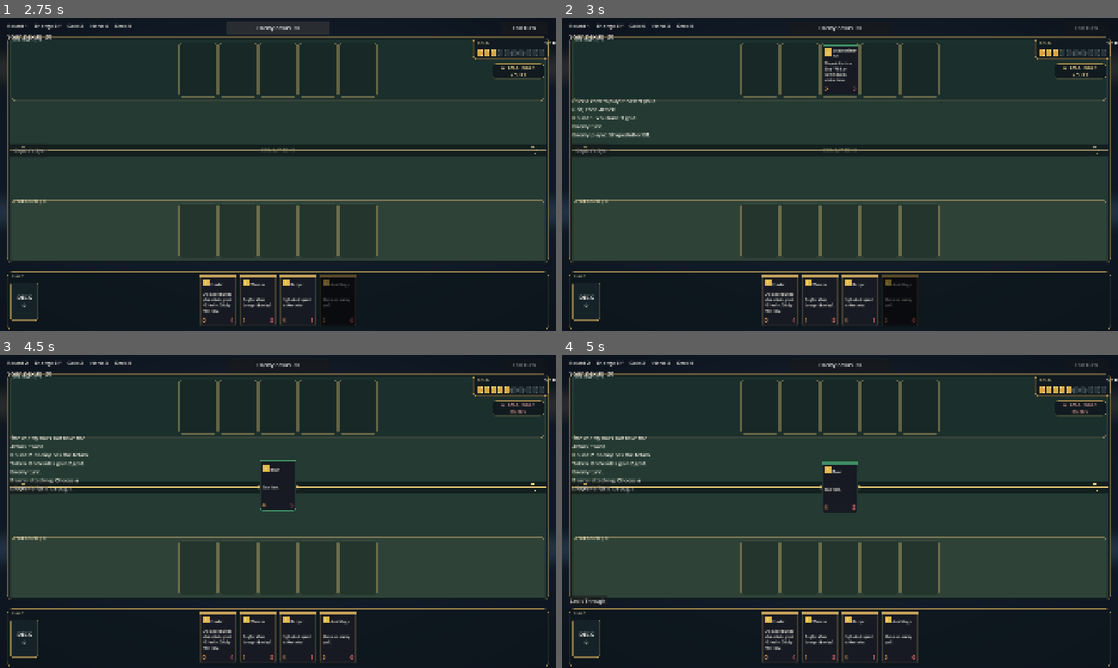
Above: before the commit, frames 1-4 (two rows, left to right).
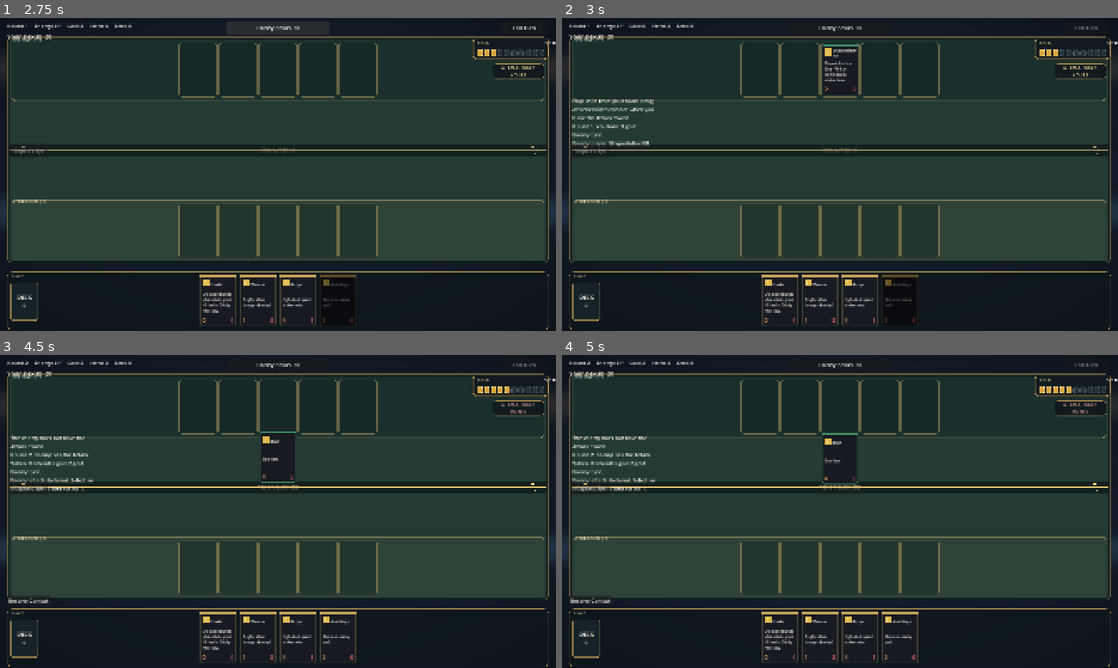
Above: after the commit, the same moments.

Repository: edmonm/Cardgame
Game: Godot game, scene res://main.tscn
Two runs of this game, one before a commit and one after it. Both use one fixed random seed, a clock stepped at 60 frames per second and the inputs below.
Inputs (mouse positions are in pixels of both pictures, inside the frame that each line leads up to):
- Up to frame 1 (2.75 s): click (0, 18) at 0.5 s; click "Human" at 1.25 s; click "Enemy nexus 20" at 2 s
- Up to frame 2 (3 s): click "End Turn" at 2.75 s
- Up to frame 3 (4.5 s): click "Enemy nexus 20" at 3.5 s; click "End Turn" at 4.25 s
- Up to frame 4 (5 s): no input

Frame 1 is identical in both runs. In frame 2, 0.7% of the frame differs, in the area x 1-17%, y 26-41%; in frame 3, 1.3%; in frame 4, 1.4%, in the area x 1-54%, y 24-80%.

Commit message:
Refine Combat zone

Diff:
--- a/board_table.gd
+++ b/board_table.gd
@@ -32,6 +32,11 @@
 
 func combat_center_y() -> float:
 	return (ENEMY_ROW_Y + CARD_SIZE.y + player_row_y) * 0.5
+
+
+func is_combat_drop(global_position: Vector2) -> bool:
+	var local_position := get_global_transform_with_canvas().affine_inverse() * global_position
+	return absf(local_position.y - combat_center_y()) <= 72.0
 
 
 func _draw() -> void:
@@ -126,10 +131,10 @@
 
 	var title := "COMBAT ZONE"
 	match combat_mode:
-		"attack":
-			title = "CHOOSE A DEFENDER"
+		"declare_attack":
+			title = "DECLARE ATTACKERS"
 		"block":
-			title = "SELECT A BLOCKER"
+			title = "ASSIGN BLOCKERS"
 		"preview":
 			title = "ORACLE'S EYE"
 	var font := ThemeDB.fallback_font
--- a/card_view.gd
+++ b/card_view.gd
@@ -2,6 +2,7 @@
 extends Panel
 
 signal pressed(view: CardView)
+signal drag_dropped(view: CardView, drop_position: Vector2)
 
 const CARD_SIZE := Vector2(124, 176)
 
@@ -17,6 +18,10 @@
 var _power_label: Label
 var _health_label: Label
 var _move_tween: Tween
+var _left_pressed: bool = false
+var _dragging: bool = false
+var _press_position: Vector2 = Vector2.ZERO
+var _drag_offset: Vector2 = Vector2.ZERO
 
 
 func _ready() -> void:
@@ -83,8 +88,34 @@
 	if mouse == null:
 		return
 	if mouse.pressed and mouse.button_index == MOUSE_BUTTON_LEFT:
+		_left_pressed = true
+		_dragging = false
+		_press_position = mouse.global_position
+		_drag_offset = mouse.global_position - global_position
 		pressed.emit(self)
 		accept_event()
+
+
+func _input(event: InputEvent) -> void:
+	if not _left_pressed:
+		return
+	var motion := event as InputEventMouseMotion
+	if motion != null and Input.is_mouse_button_pressed(MOUSE_BUTTON_LEFT):
+		if not _dragging and motion.global_position.distance_to(_press_position) >= 12.0:
+			_dragging = true
+			z_index = 30
+			if _move_tween != null and _move_tween.is_valid():
+				_move_tween.kill()
+		if _dragging:
+			global_position = motion.global_position - _drag_offset
+		return
+	var mouse := event as InputEventMouseButton
+	if mouse != null and mouse.button_index == MOUSE_BUTTON_LEFT and not mouse.pressed:
+		_left_pressed = false
+		if _dragging:
+			z_index = 1
+			drag_dropped.emit(self, mouse.global_position)
+		_dragging = false
 
 
 func _build() -> void:
--- a/main.gd
+++ b/main.gd
@@ -38,7 +38,7 @@
 const OPENING_HAND := 4
 
 signal choice_made(ability_id: String)
-signal blocker_chosen(blocker: Variant)
+signal blocks_confirmed
 
 var player_deck: Array[CardInstance] = []
 var enemy_deck: Array[CardInstance] = []
@@ -49,9 +49,10 @@
 var player_hand_views: Array[CardView] = []
 var player_views: Array[CardView] = []
 var enemy_views: Array[CardView] = []
+var combat_attackers: Array[CardInstance] = []
+var combat_blockers: Dictionary = {}
 var blockers_used: Array[CardInstance] = []
-var pending_enemy_attacker: CardInstance = null
-var awaiting_block_choice: bool = false
+var selected_combat_attacker: CardInstance = null
 
 var player_gold: int = STARTING_GOLD
 var enemy_gold: int = STARTING_GOLD
@@ -60,6 +61,7 @@
 var round_number: int = 1
 var deaths_this_round: int = 0
 var player_has_attack_token: bool = true
+var player_attack_declared: bool = false
 var combat_preview: String = ""
 
 var player_turn: bool = true
@@ -107,7 +109,7 @@
 	for _i in OPENING_HAND:
 		draw_card(true)
 		draw_card(false)
-	_log("Click a card to play it. Select your unit, then Attack.")
+	_log("Play units from your hand. Drag attackers into combat when you have the Attack Token.")
 	_log("Round 1. You have %d gold." % player_gold)
 	start_layer.queue_free()
 	_refresh_all()
@@ -331,13 +333,16 @@
 	var view := CardView.new()
 	view.setup(card, player_owned, zone_name)
 	view.pressed.connect(_on_card_pressed)
+	view.drag_dropped.connect(_on_card_drag_dropped)
 	return view
 
 
 func _on_card_pressed(view: CardView) -> void:
-	if mode == "block":
-		if awaiting_block_choice and view.zone == "board" and view.owner_player:
-			_choose_blocker(view)
+	if mode == "declare_attack":
+		return
+	if mode == "block" and player_turn == false:
+		if view.zone == "board" and not view.owner_player:
+			_select_attacker_to_block(view)
 		return
 	if game_over or busy or awaiting_choice or not player_turn:
 		return
@@ -411,9 +416,6 @@
 
 func _on_player_unit_pressed(view: CardView) -> void:
 	var unit := view.instance
-	if mode == "block":
-		_choose_blocker(view)
-		return
 	if mode == "switch" and selected != null and unit != selected.instance:
 		_switch_units(selected.instance, unit)
 		return
@@ -436,17 +438,6 @@
 		mode = ""
 		_refresh_all()
 		return
-	if mode != "attack" or selected == null:
-		return
-	var attacker := selected.instance
-	busy = true
-	mode = ""
-	_refresh_board_table()
-	await _resolve_combat(attacker, view.instance, true)
-	_clear_dead_selection()
-	busy = false
-	if not game_over:
-		_refresh_all()
 
 
 func _on_enemy_nexus_pressed() -> void:
@@ -455,34 +446,83 @@
 		mode = ""
 		_refresh_all()
 		return
-	if mode != "attack" or selected == null or busy or game_over or not player_turn:
-		return
-	var attacker := selected.instance
+
+
+func _begin_attack() -> void:
+	if not player_has_attack_token:
+		_log("You do not have the Attack Token this round.")
+		return
+	if player_attack_declared:
+		_log("You have already declared your attack this round.")
+		return
+	if _eligible_attackers(player_board).is_empty():
+		_log("You have no ready units to attack with.")
+		return
+	mode = "declare_attack"
+	combat_attackers.clear()
+	combat_blockers.clear()
+	combat_preview = ""
+	_log("Drag ready units from your bench to the combat zone, then confirm.")
+	_refresh_all()
+
+
+func _on_card_drag_dropped(view: CardView, drop_position: Vector2) -> void:
+	if mode == "block" and not player_turn and view.owner_player and view.zone == "board":
+		if selected_combat_attacker != null and board_table.is_combat_drop(drop_position):
+			_assign_blocker(view)
+		elif selected_combat_attacker != null:
+			_remove_blocker(view.instance)
+		else:
+			_layout()
+		return
+	if mode != "declare_attack" or not view.owner_player or view.zone != "board":
+		_layout()
+		return
+	if not board_table.is_combat_drop(drop_position):
+		if combat_attackers.has(view.instance):
+			combat_attackers.erase(view.instance)
+			_refresh_all()
+			return
+		_layout()
+		return
+	if not player_board.has(view.instance) or view.instance.attacks_left <= 0:
+		_layout()
+		return
+	if combat_attackers.has(view.instance):
+		combat_attackers.erase(view.instance)
+		_layout()
+		return
+	combat_attackers.append(view.instance)
+	_place_attacking_view(view.instance, true, combat_attackers.size() - 1)
+	_refresh_all()
+
+
+func _confirm_attack() -> void:
+	if mode != "declare_attack" or combat_attackers.is_empty() or busy:
+		return
 	busy = true
+	player_attack_declared = true
 	mode = ""
-	_refresh_board_table()
-	await _resolve_combat(attacker, null, true)
+	var attackers := combat_attackers.duplicate()
+	var blockers := _choose_ai_blockers(attackers, enemy_board)
+	combat_blockers = blockers
+	_log("Attack declared with %d unit(s)." % attackers.size())
+	_refresh_all()
+	await _resolve_attack_group(attackers, blockers, true)
+	busy = false
+	combat_attackers.clear()
+	combat_blockers.clear()
 	_clear_dead_selection()
-	busy = false
 	if not game_over:
 		_refresh_all()
 
 
-func _begin_attack() -> void:
-	if selected == null or selected.instance.attacks_left <= 0 or not player_has_attack_token:
-		_log("You do not have the Attack Token this round.")
-		return
-	mode = "attack"
-	combat_preview = ""
-	_refresh_board_table()
-	_log("Click an enemy unit, or the enemy nexus.")
-	_refresh_hud()
-	var attack_position := Vector2(
-		selected.position.x,
-		board_table.combat_center_y() - CardView.CARD_SIZE.y * 0.5
-	)
-	var move_tween: Tween = selected.move_to(attack_position)
-	await move_tween.finished
+func _cancel_attack() -> void:
+	combat_attackers.clear()
+	combat_blockers.clear()
+	mode = ""
+	_log("Attack cancelled.")
+	_refresh_all()
 
 
 func _begin_preview() -> void:
@@ -523,9 +563,10 @@
 	for _strike in strikes:
 		if attack_copy.health <= 0 or defense_copy.health <= 0:
 			break
-		damage_to_defender += _preview_damage(defense_copy, attack_copy.current_damage(), attack_copy)
-		if defense_copy.health > 0 and attack_copy.health > 0:
-			damage_to_attacker += _preview_damage(attack_copy, defense_copy.current_damage(), defense_copy)
+		var attack_damage := attack_copy.current_damage()
+		var counter_damage := defense_copy.current_damage()
+		damage_to_defender += _preview_damage(defense_copy, attack_damage, attack_copy)
+		damage_to_attacker += _preview_damage(attack_copy, counter_damage, defense_copy)
 
 	var stolen_gold := _preview_stolen_gold(
 		damage_to_defender,
@@ -652,6 +693,112 @@
 	_refresh_all()
 
 
+func _eligible_attackers(board: Array[CardInstance]) -> Array[CardInstance]:
+	var attackers: Array[CardInstance] = []
+	for unit in board:
+		if unit.health > 0 and unit.attacks_left > 0:
+			attackers.append(unit)
+	return attackers
+
+
+func _choose_ai_blockers(
+	attackers: Array[CardInstance],
+	defenders: Array[CardInstance]
+) -> Dictionary:
+	var assignments: Dictionary = {}
+	var used: Array[CardInstance] = []
+	for attacker in attackers:
+		var best_defender: CardInstance = null
+		var best_score := 0
+		for defender in defenders:
+			if defender.health <= 0 or used.has(defender):
+				continue
+			var damage_to_attacker := defender.current_damage()
+			if attacker.has_active_keyword("tough"):
+				damage_to_attacker = maxi(damage_to_attacker - 1, 0)
+			var damage_to_defender := attacker.current_damage()
+			if defender.has_active_keyword("tough"):
+				damage_to_defender = maxi(damage_to_defender - 1, 0)
+			var score := 0
+			if damage_to_attacker >= attacker.health:
+				score += 3
+			if damage_to_defender >= defender.health:
+				score -= 3
+			if score > best_score:
+				best_score = score
+				best_defender = defender
+		if best_defender != null:
+			assignments[attacker] = best_defender
+			used.append(best_defender)
+	return assignments
+
+
+func _resolve_attack_group(
+	attackers: Array[CardInstance],
+	blockers: Dictionary,
+	attacker_is_player: bool
+) -> void:
+	for attacker in attackers:
+		if game_over:
+			break
+		var defender: CardInstance = blockers.get(attacker) as CardInstance
+		await _resolve_combat(attacker, defender, attacker_is_player)
+	combat_attackers.clear()
+	combat_blockers.clear()
+	blockers_used.clear()
+	selected_combat_attacker = null
+	_layout()
+
+
+func _bench_position(unit: CardInstance, player_owned: bool) -> Vector2:
+	var board: Array[CardInstance] = player_board if player_owned else enemy_board
+	var index := board.find(unit)
+	var count := board.size()
+	var card_width := CardView.CARD_SIZE.x
+	var gap := 14.0
+	if count > 6:
+		gap = -minf(40.0, float(count - 6) * 16.0)
+	var step := card_width + gap
+	var total := card_width + step * float(count - 1)
+	var start_x := (_width() - total) * 0.5
+	var row_y := _player_row_y() if player_owned else 92.0
+	return Vector2(start_x + step * float(index), row_y)
+
+
+func _place_attacking_view(unit: CardInstance, player_owned: bool, index: int) -> void:
+	var view := _view_for(unit)
+	if view == null:
+		return
+	var count := combat_attackers.size()
+	var spacing := CardView.CARD_SIZE.x + 14.0
+	var total := CardView.CARD_SIZE.x + spacing * float(count - 1)
+	var start_x := (_width() - total) * 0.5
+	var x := start_x + spacing * float(index)
+	if player_owned:
+		view.move_to(Vector2(x, board_table.combat_center_y() - CardView.CARD_SIZE.y * 0.5))
+	else:
+		view.move_to(Vector2(x, board_table.combat_center_y() - CardView.CARD_SIZE.y - 12.0))
+
+
+func _place_blocking_view(unit: CardInstance, attacker_index: int) -> void:
+	var view := _view_for(unit)
+	if view == null or combat_attackers.is_empty():
+		return
+	var spacing := CardView.CARD_SIZE.x + 14.0
+	var total := CardView.CARD_SIZE.x + spacing * float(combat_attackers.size() - 1)
+	var start_x := (_width() - total) * 0.5
+	view.move_to(Vector2(
+		start_x + spacing * float(attacker_index),
+		board_table.combat_center_y() + 8.0
+	))
+
+
+func _is_in_combat(unit: CardInstance) -> bool:
+	if combat_attackers.has(unit) or combat_blockers.values().has(unit):
+		return true
+	return false
+
+
 func _on_end_turn() -> void:
 	if busy or awaiting_choice or game_over or not player_turn:
 		return
@@ -682,45 +829,27 @@
 	if player_has_attack_token:
 		_log("The enemy does not have the Attack Token.")
 		return
+	var attackers := _eligible_attackers(enemy_board)
+	if attackers.is_empty():
+		_log("The enemy has no ready attackers.")
+		return
+	combat_attackers = attackers
+	combat_blockers.clear()
 	blockers_used.clear()
-	var attackers: Array[CardInstance] = []
-	for unit in enemy_board:
-		attackers.append(unit)
-	for unit in attackers:
-		if game_over or unit.health <= 0 or unit.attacks_left <= 0 or not enemy_board.has(unit):
-			continue
-		pending_enemy_attacker = unit
-		mode = "block"
-		_log("%s is attacking. Choose a blocker or let it through." % unit.current_definition().card_name)
+	selected_combat_attacker = null
+	for index in attackers.size():
+		_place_attacking_view(attackers[index], false, index)
+	mode = "block"
+	_log("Enemy attack declared. Select an attacker, then a blocker for it.")
+	_refresh_all()
+	await blocks_confirmed
+	mode = ""
+	await _resolve_attack_group(attackers, combat_blockers, false)
+	combat_attackers.clear()
+	combat_blockers.clear()
+	selected_combat_attacker = null
+	if not game_over:
 		_refresh_all()
-		var attacker_view := _view_for(unit)
-		if attacker_view != null:
-			var attacker_position := Vector2(
-				_width() * 0.5 - CardView.CARD_SIZE.x * 0.5,
-				board_table.combat_center_y() - CardView.CARD_SIZE.y * 0.5
-			)
-			var move_tween: Tween = attacker_view.move_to(attacker_position)
-			await move_tween.finished
-		awaiting_block_choice = true
-		_refresh_actions()
-		var chosen_blocker: Variant = await blocker_chosen
-		awaiting_block_choice = false
-		mode = ""
-		pending_enemy_attacker = null
-		var blocker: CardInstance = chosen_blocker as CardInstance
-		if blocker != null:
-			var blocker_view := _view_for(blocker)
-			if blocker_view != null:
-				var blocker_position := Vector2(
-					_width() * 0.5 + 12.0,
-					board_table.combat_center_y() - CardView.CARD_SIZE.y * 0.5
-				)
-				var blocker_tween: Tween = blocker_view.move_to(blocker_position)
-				await blocker_tween.finished
-		await _resolve_combat(unit, blocker, false)
-		if game_over:
-			return
-		await get_tree().create_timer(0.2).timeout
 
 
 func _best_enemy_play() -> CardInstance:
@@ -772,22 +901,54 @@
 			_drain(unit, victim, enemy_board)
 
 
-func _choose_blocker(view: CardView) -> void:
-	if not awaiting_block_choice:
+func _select_attacker_to_block(view: CardView) -> void:
+	if not combat_attackers.has(view.instance):
+		return
+	selected_combat_attacker = view.instance
+	_refresh_all()
+
+
+func _assign_blocker(view: CardView) -> void:
+	if selected_combat_attacker == null:
+		_log("Select an attacking unit first.")
 		return
 	var blocker := view.instance
-	if blocker.health <= 0 or not player_board.has(blocker):
+	if blocker.health <= 0 or not player_board.has(blocker) or blocker.attacks_left <= 0:
+		return
+	if not combat_attackers.has(selected_combat_attacker):
 		return
 	if blockers_used.has(blocker):
-		_log("%s has already blocked this round." % blocker.current_definition().card_name)
-		return
+		_log("%s is already blocking another attacker." % blocker.current_definition().card_name)
+		return
+	if combat_blockers.has(selected_combat_attacker):
+		var previous: CardInstance = combat_blockers[selected_combat_attacker]
+		blockers_used.erase(previous)
+		var previous_view := _view_for(previous)
+		if previous_view != null:
+			previous_view.move_to(_bench_position(previous, true))
 	blockers_used.append(blocker)
-	blocker_chosen.emit(blocker)
-
-
-func _decline_block() -> void:
-	if awaiting_block_choice:
-		blocker_chosen.emit(null)
+	combat_blockers[selected_combat_attacker] = blocker
+	var attacker_index := combat_attackers.find(selected_combat_attacker)
+	_place_blocking_view(blocker, attacker_index)
+	_refresh_all()
+
+
+func _remove_blocker(blocker: CardInstance) -> void:
+	var assigned_attacker: CardInstance = null
+	for attacker in combat_blockers:
+		if combat_blockers[attacker] == blocker:
+			assigned_attacker = attacker
+			break
+	if assigned_attacker != null:
+		combat_blockers.erase(assigned_attacker)
+		blockers_used.erase(blocker)
+	_layout()
+	_refresh_all()
+
+
+func _confirm_blocks() -> void:
+	if mode == "block":
+		blocks_confirmed.emit()
 
 
 func _resolve_round_end() -> void:
@@ -822,6 +983,7 @@
 func _start_round() -> void:
 	round_number += 1
 	player_has_attack_token = not player_has_attack_token
+	player_attack_declared = false
 	player_gold = mini(GOLD_CAP, player_gold + GOLD_PER_ROUND)
 	enemy_gold = mini(GOLD_CAP, enemy_gold + GOLD_PER_ROUND)
 	draw_card(true)
@@ -900,12 +1062,16 @@
 			if attacker.has_active_keyword("steal_gold"):
 				_steal_gold(hit, attacker_is_player)
 		else:
-			var dealt := _apply_damage(defender, attacker.current_damage(), attacker)
+			var attacker_was_alive := attacker.health > 0
+			var defender_was_alive := defender.health > 0
+			var attacker_strike_damage := attacker.current_damage()
+			var defender_strike_damage := defender.current_damage()
+			var dealt := _apply_damage(defender, attacker_strike_damage, attacker)
 			_popup_on_unit(defender, "-%d" % dealt, Color("ffb4a8"))
 			if attacker.has_active_keyword("steal_gold"):
 				_steal_gold(dealt, attacker_is_player)
-			if defender.health > 0 and attacker.health > 0:
-				var counter := _apply_damage(attacker, defender.current_damage(), defender)
+			if attacker_was_alive and defender_was_alive:
+				var counter := _apply_damage(attacker, defender_strike_damage, defender)
 				_popup_on_unit(attacker, "-%d" % counter, Color("ffb4a8"))
 		_refresh_units()
 		_refresh_hud()
@@ -1075,7 +1241,7 @@
 	))
 	oracle_button.disabled = selected == null or busy or not player_turn
 	end_button.disabled = busy or awaiting_choice or game_over or not player_turn
-	var aiming := mode == "attack" and selected != null
+	var aiming := mode == "declare_attack" and not combat_attackers.is_empty()
 	enemy_nexus_button.modulate = Color("ffd0c4") if aiming else Color.WHITE
 
 
@@ -1083,7 +1249,7 @@
 	for view in _every_view():
 		if not is_instance_valid(view):
 			continue
-		view.selected = view == selected
+		view.selected = view == selected or view.instance == selected_combat_attacker
 		view.refresh()
 		if view.zone == "hand":
 			var affordable := player_gold >= view.instance.definition.gold_cost and player_board.size() < MAX_BOARD
@@ -1095,15 +1261,23 @@
 func _refresh_actions() -> void:
 	_clear_box(action_row)
 	action_row.position = Vector2(24, _player_row_y() + CardView.CARD_SIZE.y + 8)
-	if mode == "block" and pending_enemy_attacker != null and awaiting_block_choice:
-		_add_action("Let It Through", _decline_block)
+	if mode == "declare_attack":
+		_add_action("Confirm Attack", _confirm_attack)
+		_add_action("Cancel", _cancel_attack)
+		return
+	if mode == "block" and not player_turn:
+		_add_action("Resolve Combat", _confirm_blocks)
 		return
 	if selected == null or not player_turn or busy or game_over:
 		return
 	var unit := selected.instance
 	if unit.health <= 0:
 		return
-	if unit.attacks_left > 0 and player_has_attack_token:
+	if (
+		not _eligible_attackers(player_board).is_empty()
+		and player_has_attack_token
+		and not player_attack_declared
+	):
 		_add_action("Attack", _begin_attack)
 	if unit.definition.has_keyword("shapeshift") and not unit.ability_used:
 		_add_action("Bear", _cast_shapeshift.bind("elf_form_bear"))
@@ -1126,8 +1300,8 @@
 
 
 func _layout() -> void:
-	_place(enemy_views, 92.0)
-	_place(player_views, _player_row_y())
+	_place_bench_views(enemy_views, 92.0)
+	_place_bench_views(player_views, _player_row_y())
 	_place(player_hand_views, _hand_y())
 	_refresh_board_table()
 	var width := _width()
@@ -1178,7 +1352,13 @@
 	for i in count:
 		if not is_instance_valid(views[i]):
 			continue
+		if _is_in_combat(views[i].instance):
+			continue
 		views[i].move_to(Vector2(start_x + step * float(i), row_y))
+
+
+func _place_bench_views(views: Array[CardView], row_y: float) -> void:
+	_place(views, row_y)
 
 
 func _popup_on_unit(unit: CardInstance, text: String, color: Color) -> void:
